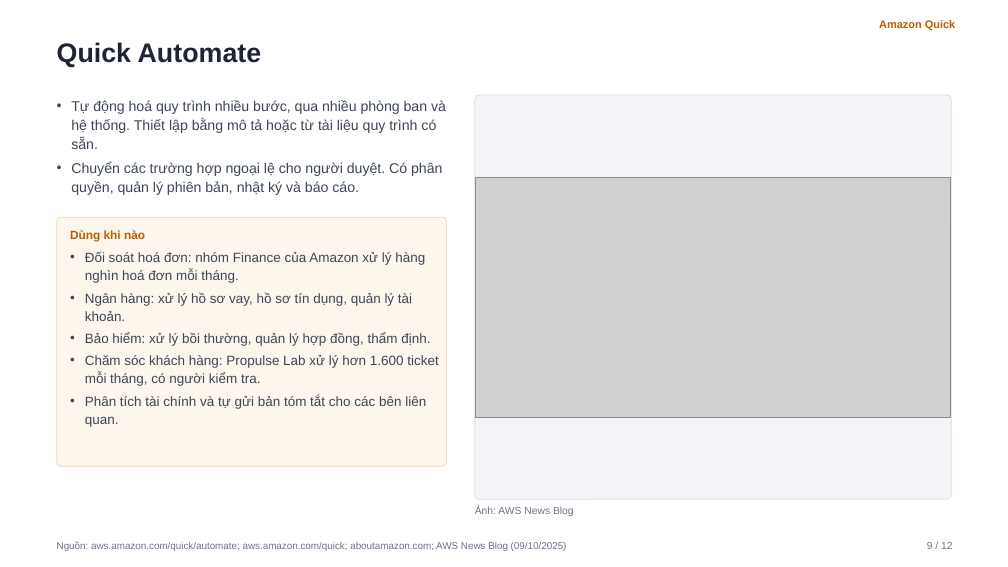
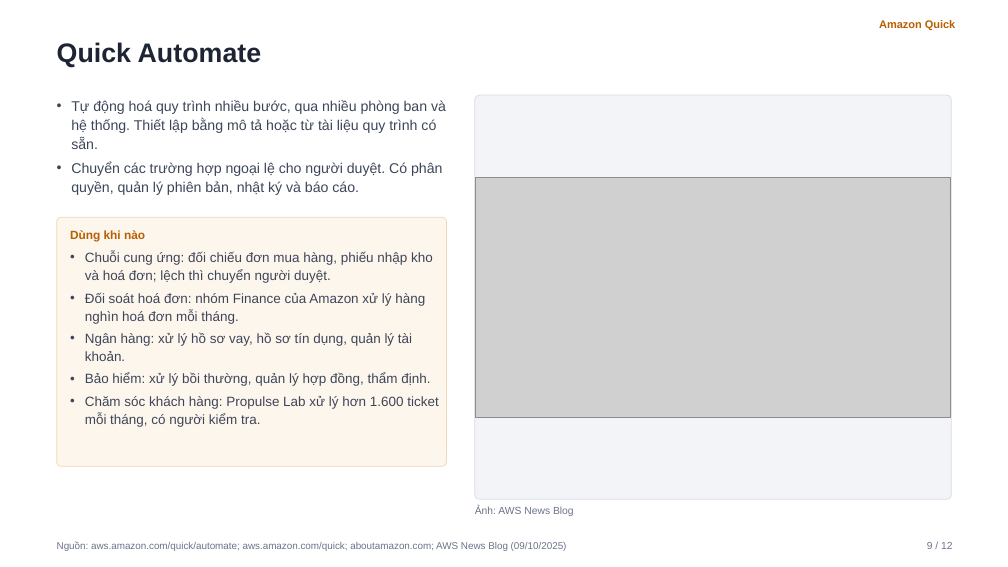
Before and after one commit to hiepnhoc/HiGa, a slide deck: slide 9 of public/slides/amazon-quick/amazon-quick.pptx. Drawn at 1008x567 pixels with LibreOffice and Linux fonts; fonts in the diff are those of the drawing; grey boxes stand for pictures. Boxes give left, top, right and bottom in pixels: in the first picture for what was removed or moved away, otherwise in the second. Text is boxed around its words. In the diff, an @@ line names an element or a change of style, - is before the commit and + after.

```diff
--- a/public/slides/amazon-quick/amazon-quick.pptx
+++ b/public/slides/amazon-quick/amazon-quick.pptx
@@ text at <box>85,251,433,283</box>: paragraph added @@
+• Chuỗi cung ứng: đối chiếu đơn mua hàng, phiếu nhập kho và hoá đơn; lệch thì chuyển người duyệt.
@@ text at <box>85,395,426,427</box>: paragraph removed @@
-• Phân tích tài chính và tự gửi bản tóm tắt cho các bên liên quan.
```
Also in this commit, not shown: 6 other slides changed, 3 other files.
